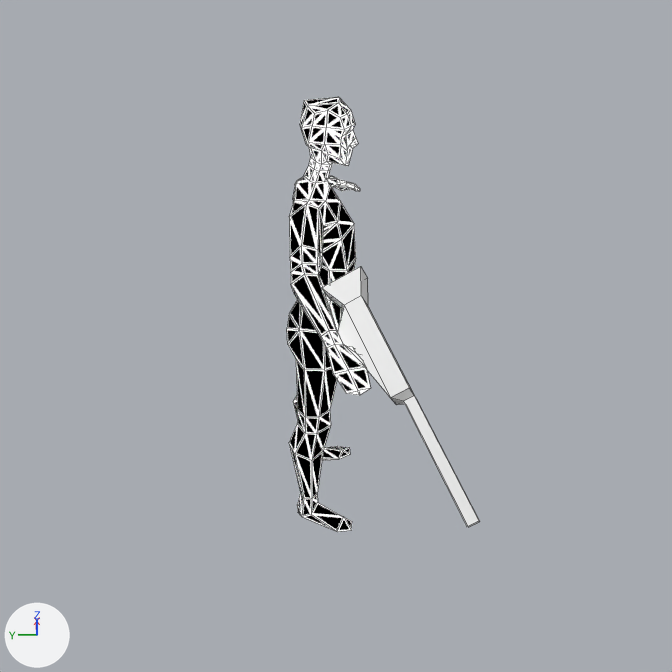
One commit to the Blender file data_source/models/base_character.blend: the scene before it, then after it.
Rendered twice from the file's camera 'Camera_+35_Right'. The axes (+X, +Y, +Z) are drawn at lower left. The lights are the same throughout. The picture after the commit comes second. Mesh edges are drawn as thin lines.

Script lines for the objects in view, before the commit:
```python
me_cube_002 = bpy.data.meshes.new('Cube.002')
me_cube_002.from_pydata(...)  # 197 vertices, 190 faces; spans x 0.0..0.7, y -0.2..0.09, z 0.01..1.71
me_cube_002.materials.append(mat_basic)
me_cube_003 = bpy.data.meshes.new('Cube.003')
me_cube_003.from_pydata(...)  # 24 vertices, 22 faces; spans x -0.986..-0.368, y -0.425..-0.06, z 1.0..1.367
ob_character = bpy.data.objects.new('Character', me_cube_002)
ob_character.location = (0.0, 0.0, 0.0)
_m = ob_character.modifiers.new('Mirror', 'MIRROR')
ob_dummy_gun_inplace = bpy.data.objects.new('Dummy_Gun_InPlace', me_cube_003)
ob_dummy_gun_inplace.location = (0.0, 0.0, 0.0)
```
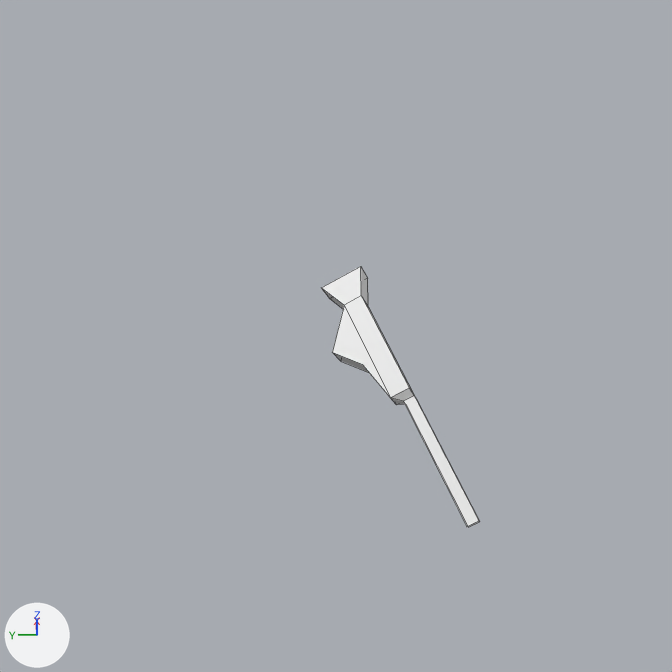
What differs and where, as boxes [x1, y1, x2, y2] in the pictures (672 x 672 px):
'Character', hidden: before [287, 97, 371, 532]

The change in detail:
Object 'Character' (ob_character) is now hidden.
